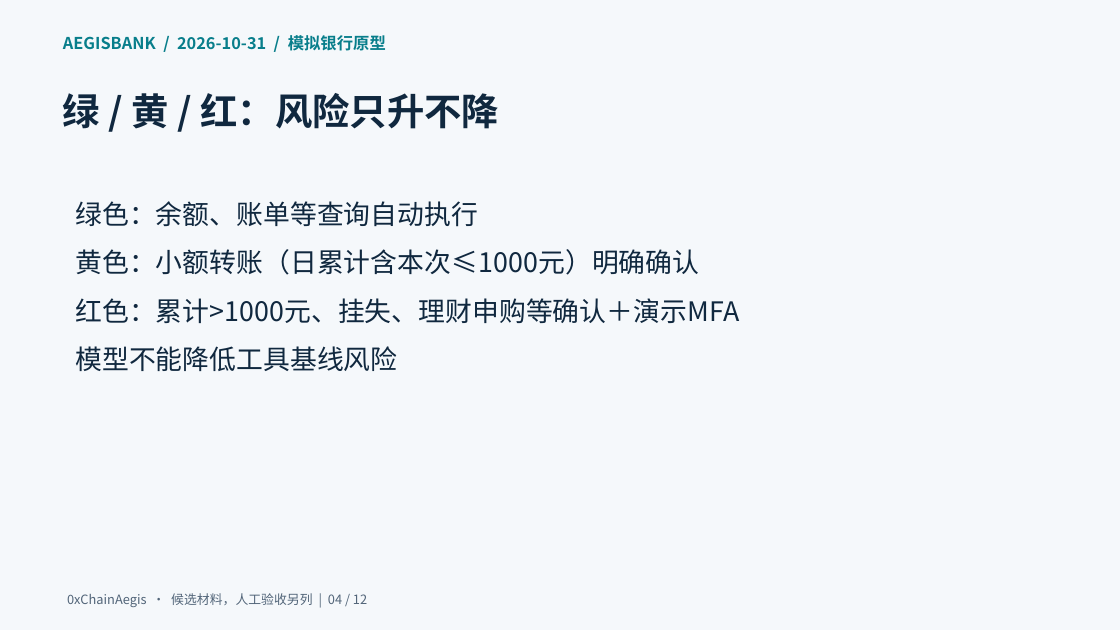
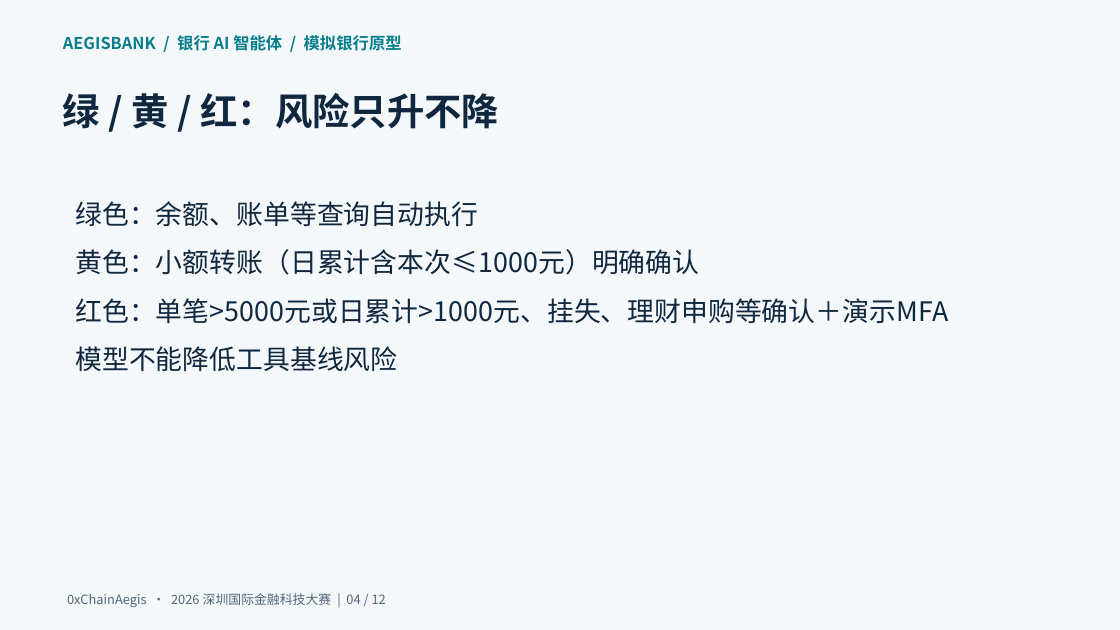
Before and after one commit to 0xChainAegis/aegisbank, a slide deck: slide 4 of deliverables/current/03-AegisBank-答辩材料.pptx. Drawn at 1120x630 pixels with LibreOffice and Linux fonts; fonts in the diff are those of the drawing. Boxes give left, top, right and bottom in pixels: in the first picture for what was removed or moved away, otherwise in the second. Text is boxed around its words. In the diff, an @@ line names an element or a change of style, - is before the commit and + after.

Commit message:
docs: 复测并更新参赛材料，与当前产品保持一致
docs: 复测并更新参赛材料，与当前产品保持一致

Status: verified

Gate: pass (10/31/2026 23:44:46) runner=wsl
Stages: encoding=pass lint=pass build=pass test=pass security=pass
Tree: 7a26f254de5cc83374f5373282159c6c39331140
Triage: t-20261031-2325-d947f1
Skills: office
Team: solo (be-root)
Role: committer(commit)
Verifier: self
Agent: unknown
Changed: 24 files

```diff
--- a/deliverables/current/03-AegisBank-答辩材料.pptx
+++ b/deliverables/current/03-AegisBank-答辩材料.pptx
@@ text at (x1=63, y1=35, x2=402, y2=51): text changed @@
-AEGISBANK / 2026-10-31 / 模拟银行原型
+AEGISBANK / 银行 AI 智能体 / 模拟银行原型
@@ text at (x1=75, y1=298, x2=948, y2=323): text changed @@
-红色：累计>1000元、挂失、理财申购等确认＋演示MFA
+红色：单笔>5000元或日累计>1000元、挂失、理财申购等确认＋演示MFA
@@ text at (x1=67, y1=593, x2=386, y2=607): text changed @@
-0xChainAegis · 候选材料，人工验收另列 | 04 / 12
+0xChainAegis · 2026 深圳国际金融科技大赛 | 04 / 12
```
Also in this commit, not shown: 11 other slides changed, 23 other files.
